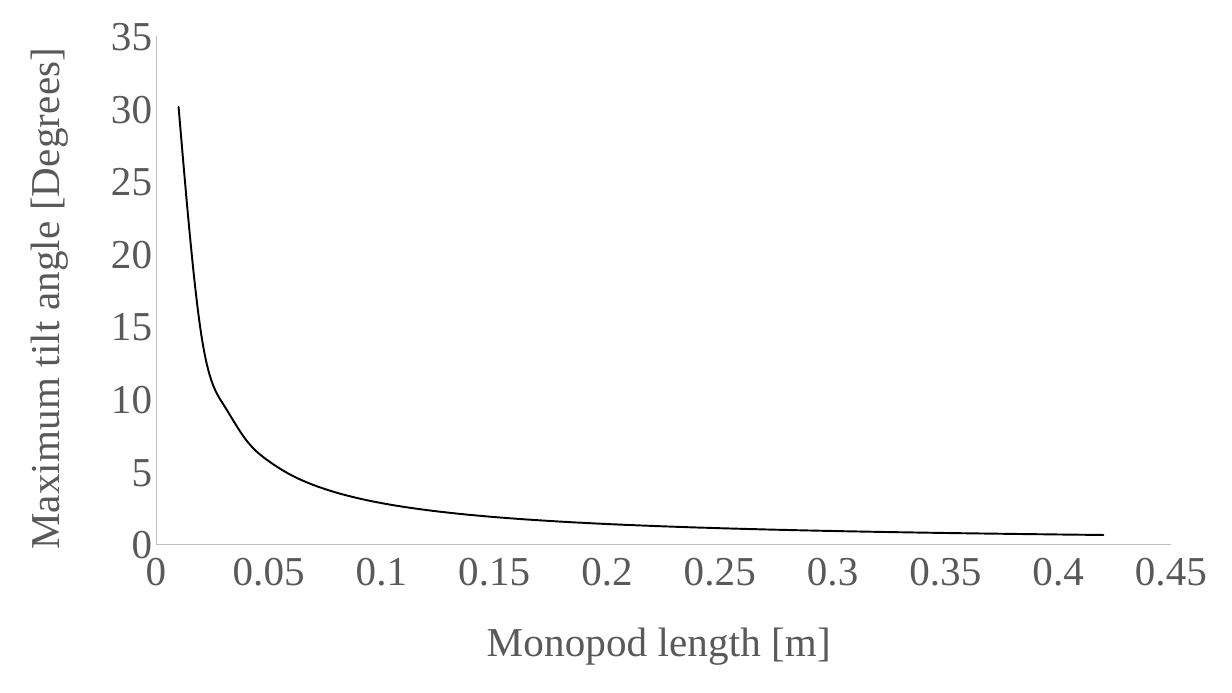
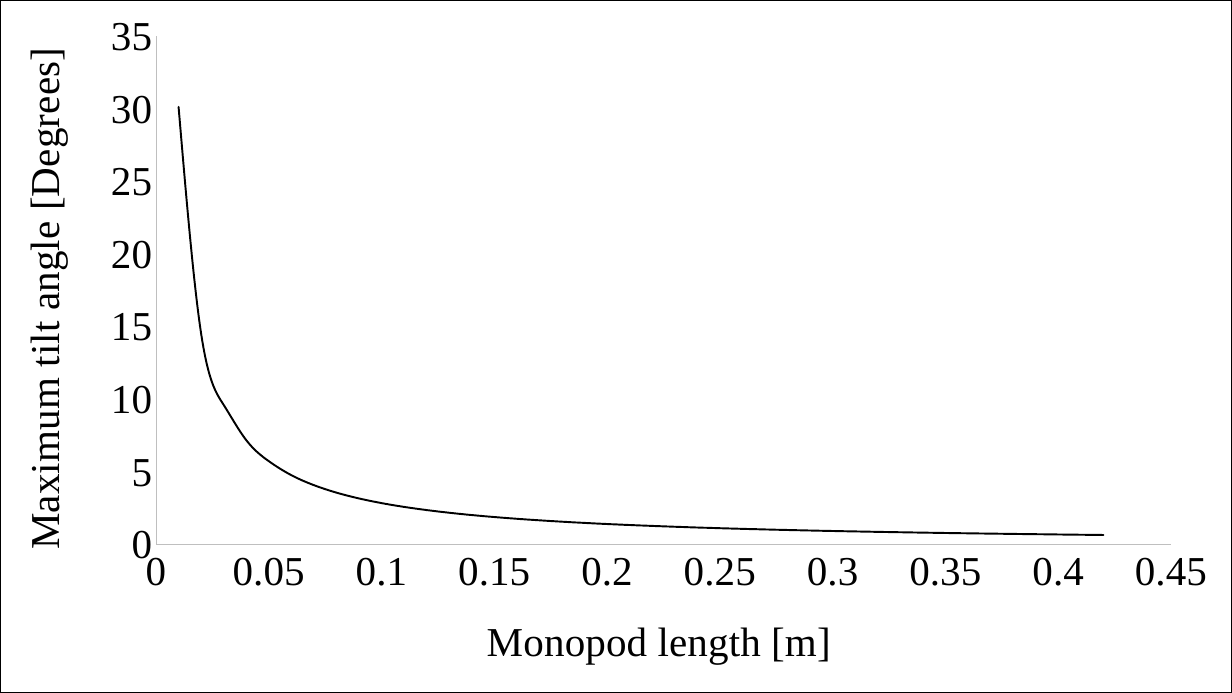
Before and after one commit to f-rower/Report_and_Results, a slide deck: slide 1 of TiltAngleGraph.pptx. Drawn at 1232x693 pixels with LibreOffice and Linux fonts; fonts in the diff are those of the drawing. Boxes give left, top, right and bottom in pixels: in the first picture for what was removed or moved away, otherwise in the second. Text is boxed around its words. In the diff, an @@ line names an element or a change of style, - is before the commit and + after.

```diff
--- a/TiltAngleGraph.pptx
+++ b/TiltAngleGraph.pptx
@@ scatter smooth chart at (x1=0, y1=0, x2=1232, y2=693) @@
@@ category axis changed @@
@@ value axis changed @@
@@ border changed @@
```
Also in this commit, not shown: 18 other files.
